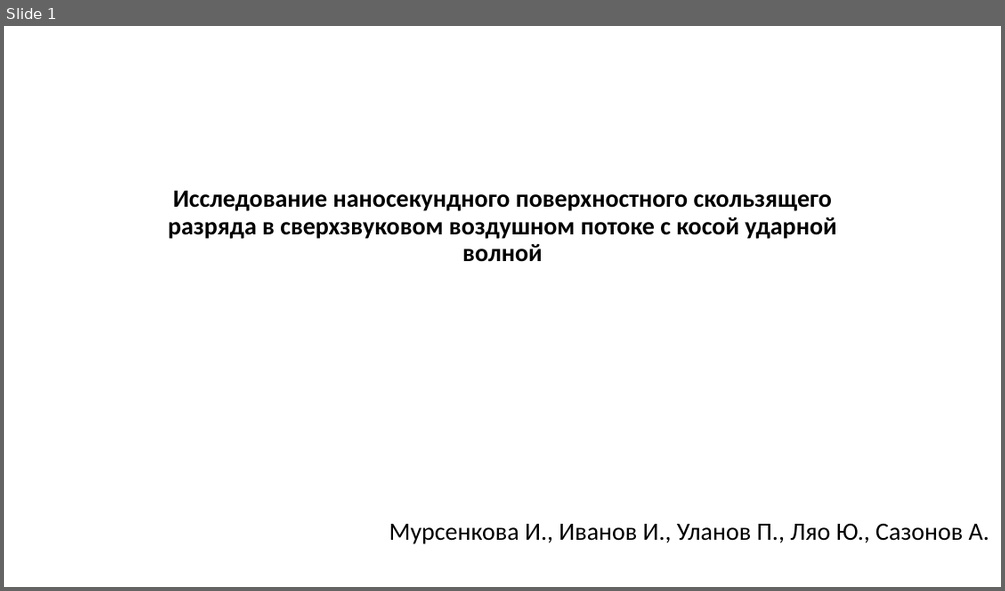
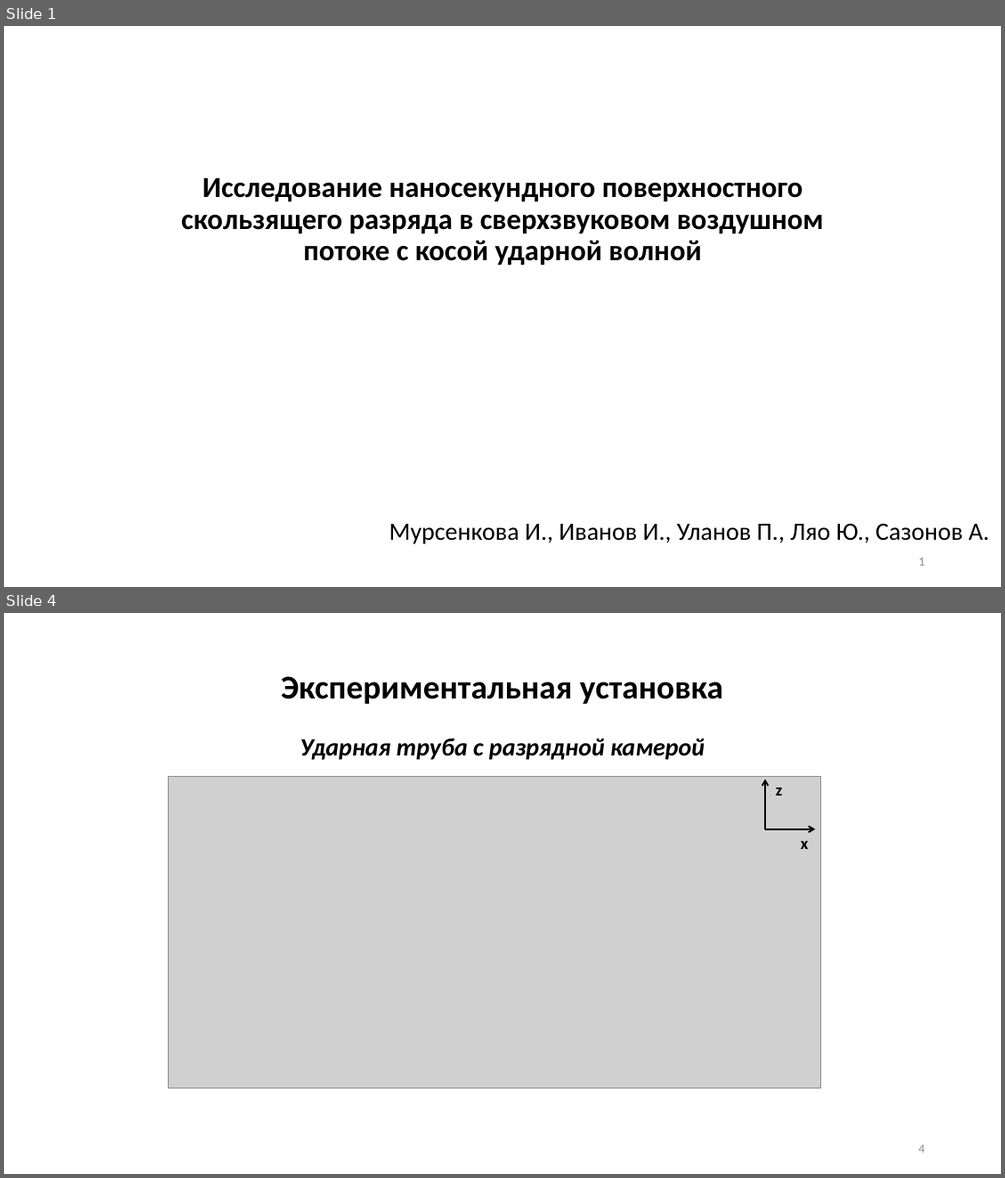
Before and after one commit to ulanich/msu, a slide deck: конференция/конференция.pptx. Shown one above the other, each under a label of ours: slide 1 before the commit, slides 1 and 4 after it; the slides between them are not shown. The pictures are 1005x591 and 1005x1178 pixels, drawn with LibreOffice and Linux fonts; fonts in the diff are those of the drawing; grey boxes stand for pictures. Boxes give left, top, right and bottom in pixels: in the first picture for what was removed or moved away, otherwise in the second. Text is boxed around its words. In the diff, an @@ line names an element or a change of style, - is before the commit and + after.

```diff
--- a/конференция/конференция.pptx
+++ b/конференция/конференция.pptx
@@ slide 4 added at (x1=4, y1=613, x2=1001, y2=1174), background #FFFFFF @@
@@ text added at (x1=281, y1=676, x2=723, y2=704), 32 pt, text #000000, bold @@
+Экспериментальная установка
@@ text added at (x1=299, y1=738, x2=704, y2=760), 24 pt, text #000000, bold, italic @@
+Ударная труба с разрядной камерой
@@ group added at (x1=168, y1=776, x2=821, y2=1088): 2 arrows, 2 texts, 1 picture @@
+x
+z
@@ page number added at (x1=918, y1=1144, x2=924, y2=1152), 12 pt, text #8C8C8C @@
+4
@@ slide 1 changed as well @@
@@ title "Исследование наносекундного поверхностного скользящего разря ..." at (x1=181, y1=183, x2=824, y2=265): size 24 to 28 pt @@
@@ page number added at (x1=918, y1=557, x2=924, y2=565), 12 pt, text #8C8C8C @@
+1
```
Also in this commit, not shown: 7 other slides added, 1 slide removed.
